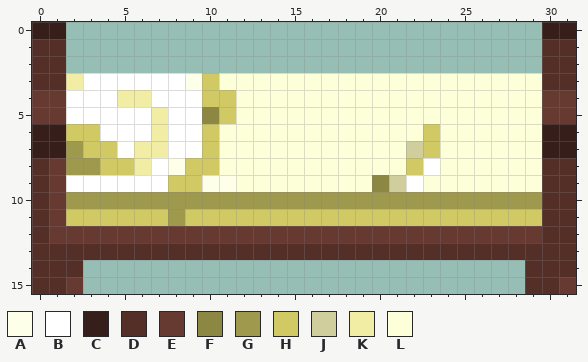
Pixel-art file: data/sprites/litd.ase. Above, as it was before the edit.
32x16 pixels, 1 frame. Colours within 5 levels of each other are drawn and written as one.
Palette (. is transparent): A #feffe8  B #ffffff  C #361e1a  D #542f28  E #663931  F #8c8743  G #9e994c  H #d1ca64  J #d1ce9d  K #f2eda5  L #fdffd9
Pixels before, first column x 0:
 0 CC............................CC
 1 DD............................DD
 2 DD............................DD
 3 DDKBBBBBBAHLLLLLLLLLLLLLLLLLLLDD
 4 EEBBBKKBBBHHLLLLLLLLLLLLLLLLLLEE
 5 EEBBBBBKBBFHLLLLLLLLLLLLLLLLLLEE
 6 CCHHBBBKBBHLLLLLLLLLLLLHLLLLLLCC
 7 CCGHHBKKBBHLLLLLLLLLLLJHLLLLLLCC
 8 DEGGHHKBAHHLLLLLLLLLLLHBLLLLLLDD
 9 DEBBBBBBHHAALLLLLLLLFJBLLLLLLLDD
10 DEGGGGGGGGGGGGGGGGGGGGGGGGGGGGDD
11 DEHHHHHHGHHHHHHHHHHHHHHHHHHHHHDD
12 DEEEEEEEEEEEEEEEEEEEEEEEEEEEEEDD
13 DDDDDDDDDDDDDDDDDDDDDDDDDDDDDDDD
14 DDD..........................DDD
15 DDE..........................DDE
Once edited:
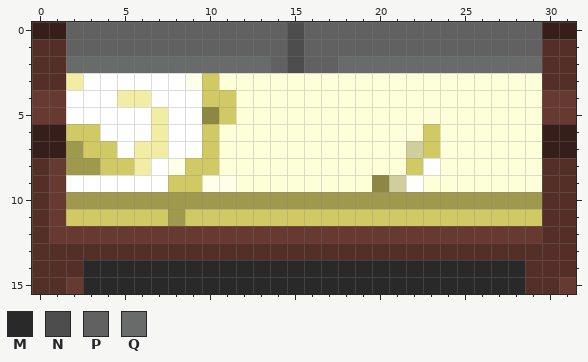
Colours new in this view: M #292929  N #4d4d4d  P #616161  Q #696a6a
The exact change:
layer "Layer 2 Copy" added
Layers "Layer 1", "Layer 2 Copy":
y 0..1: x 2..29 ............................ -> PPPPPPPPPPPPPNPPPPPPPPPPPPPP
y 2: x 2..29 ............................ -> QQQQQQQQQQQQPNPPQQQQQQQQQQQQ
y 14..15: x 3..28 .......................... -> MMMMMMMMMMMMMMMMMMMMMMMMMM
